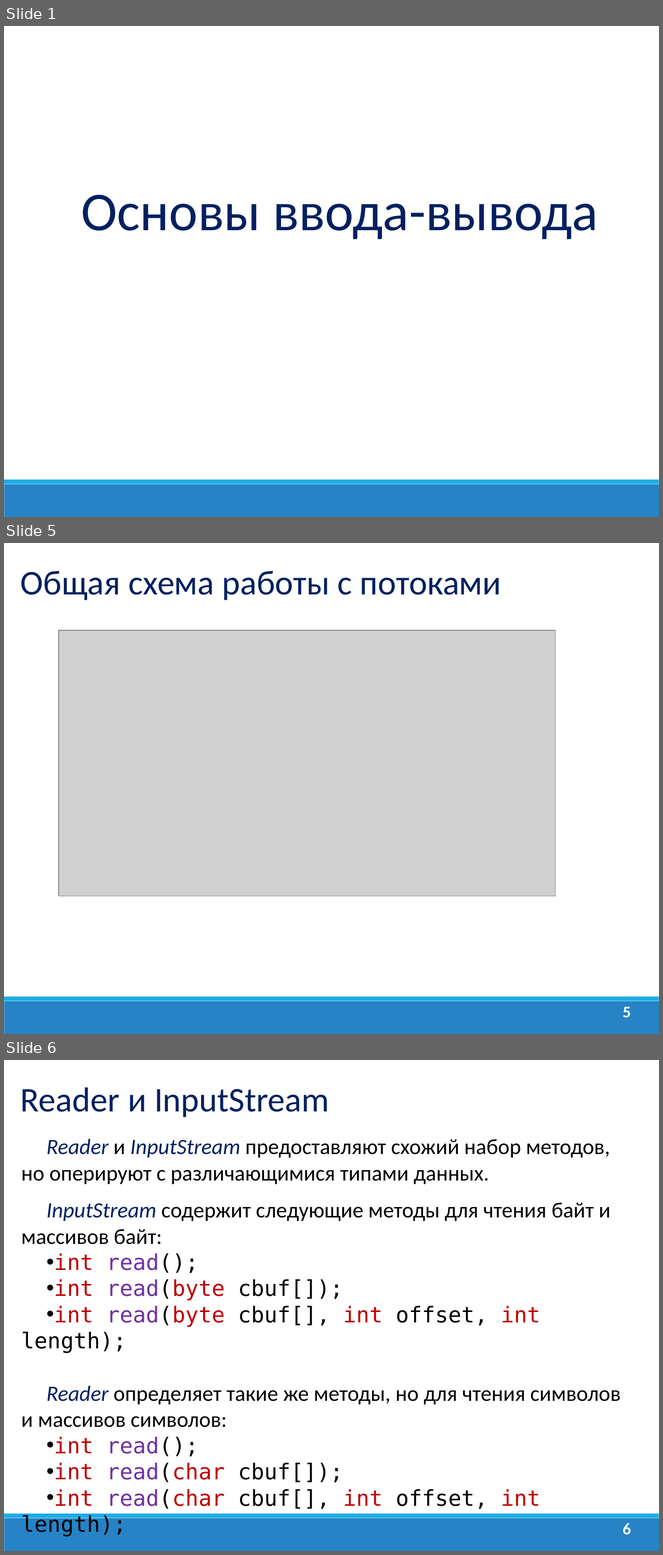
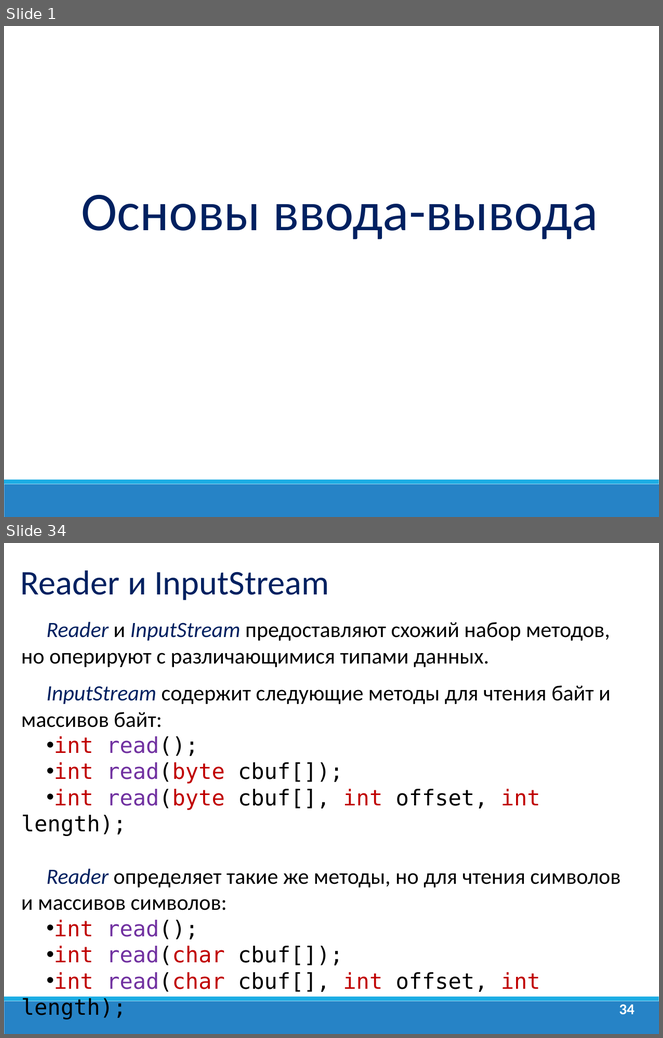
Before and after one commit to dmitry-academy/academy_5220, a slide deck: academy5220/resources/presentations_old/Java_Lection_11.Потоки ввода вывода.ppt. Shown one above the other, each under a label of ours: slides 1, 5 and 6 before the commit, slides 1 and 34 after it; the slides between them are not shown. The pictures are 663x1555 and 663x1038 pixels, drawn with LibreOffice and Linux fonts; fonts in the diff are those of the drawing; grey boxes stand for pictures; background and template pictures are left out. Boxes give left, top, right and bottom in pixels: in the first picture for what was removed or moved away, otherwise in the second. Text is boxed around its words. In the diff, an @@ line names an element or a change of style, - is before the commit and + after.

```diff
--- a/academy5220/resources/presentations_old/Java_Lection_11.Потоки ввода вывода.ppt
+++ b/academy5220/resources/presentations_old/Java_Lection_11.Потоки ввода вывода.ppt
@@ slide 5 removed at box(4, 543, 659, 1034), background #FFFFFF; not listed: 2 template elements that a slide beside it also shows @@
@@ text removed at box(21, 571, 502, 600) @@
-Общая схема работы с потоками
@@ picture removed at box(59, 630, 555, 896) @@
@@ page number removed at box(623, 1007, 631, 1018) @@
-5
@@ what was slide 6 is now slide 34 @@
@@ page number at box(619, 1005, 634, 1015): text changed; size 18 to 16.6 pt @@
-6
+34
```
Also in this commit, not shown: 9 slides changed, 30 slides added, 1 other slide removed, 18 other files.
